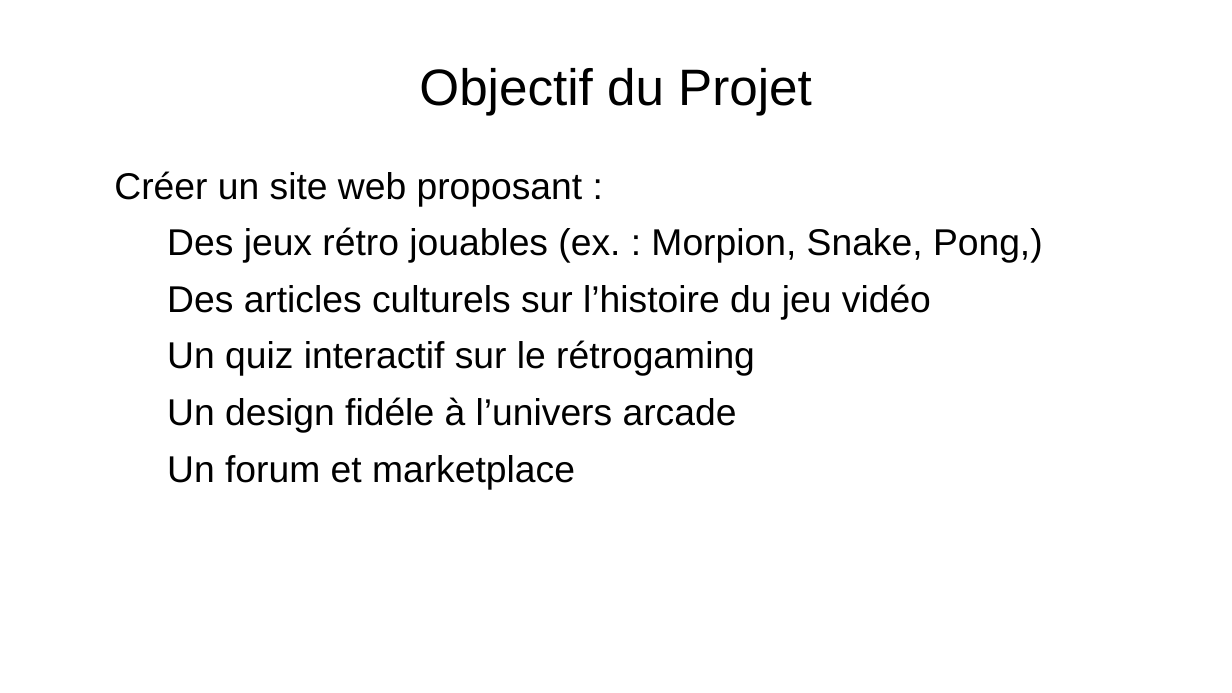
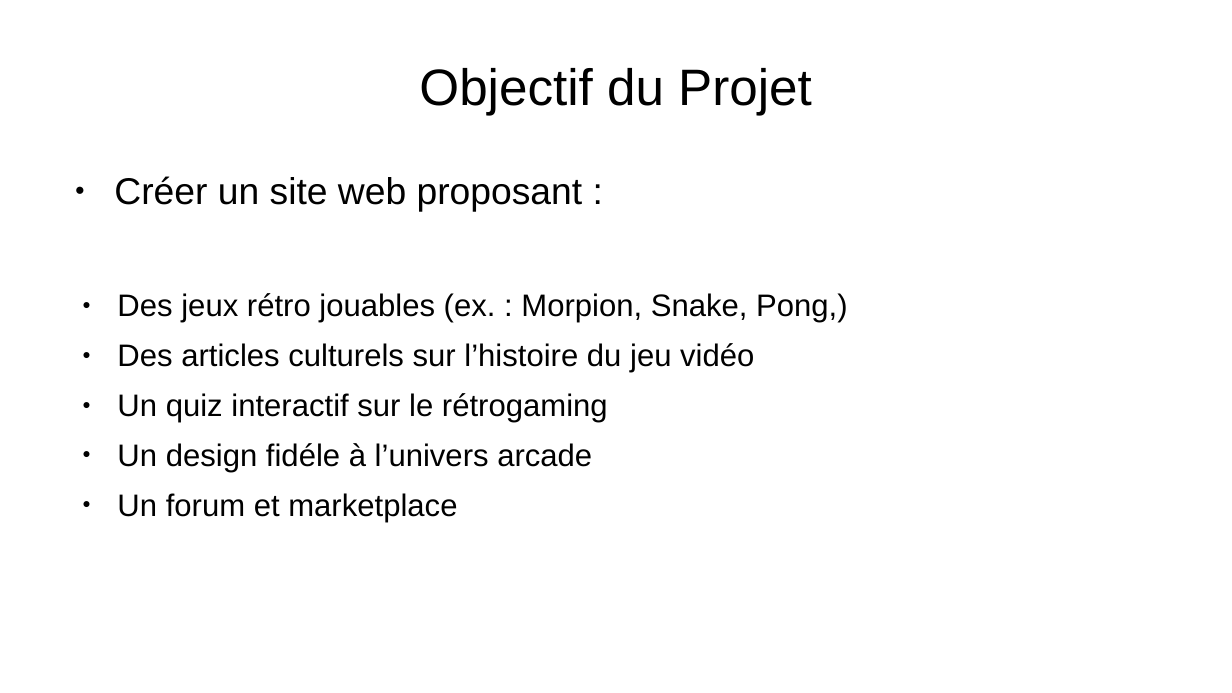
Before and after one commit to Cboukhal/projet_groupe, a slide deck: slide 2 of Camil/powerpoint/powerpoint_prototype.odp. Drawn at 1232x693 pixels with LibreOffice and Linux fonts; fonts in the diff are those of the drawing; background and template pictures are left out. Boxes give left, top, right and bottom in pixels: in the first picture for what was removed or moved away, otherwise in the second. Text is boxed around its words. In the diff, an @@ line names an element or a change of style, - is before the commit and + after.

```diff
--- a/Camil/powerpoint/powerpoint_prototype.odp
+++ b/Camil/powerpoint/powerpoint_prototype.odp
@@ text "Créer un site web proposant ..." at [114, 176, 848, 522]: size 24 to 20 pt in "Des jeux rétro jouables (ex. : Morpion, ...", "Des articles culturels sur l’histoire du jeu ...", "Un quiz interactif sur le rétrogaming", "Un design fidéle à l’univers arcade" and 1 more places; bullet colour #FFFFFF to #000000; bullet − to ●; list level 2 to 3 in "Des jeux rétro jouables (ex. ..."; list level 2 to 3 in "Des articles culturels sur l’histoire ..."; list level 2 to 3 in "Un quiz interactif sur le ..."; list level 2 to 3 in "Un design fidéle à l’univers ..."; list level 2 to 3 in "Un forum et marketplace" @@
```
Also in this commit, not shown: 11 other slides changed, 2 slides added, 1 slide removed, 1 other file.
